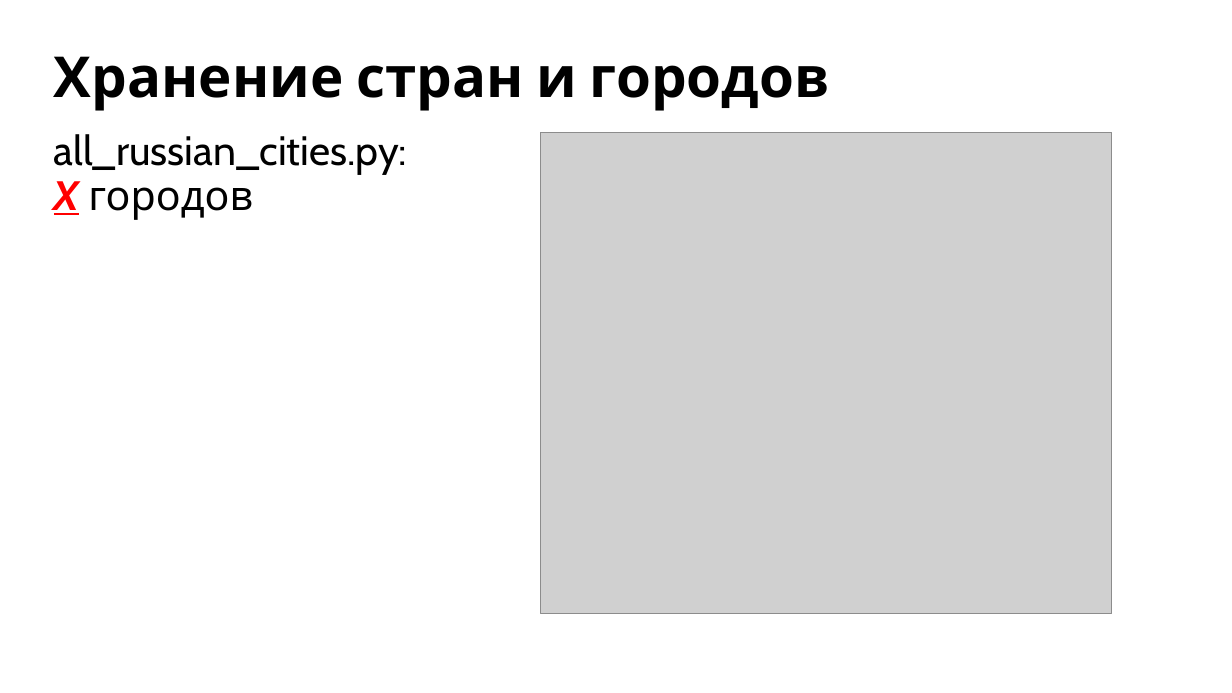
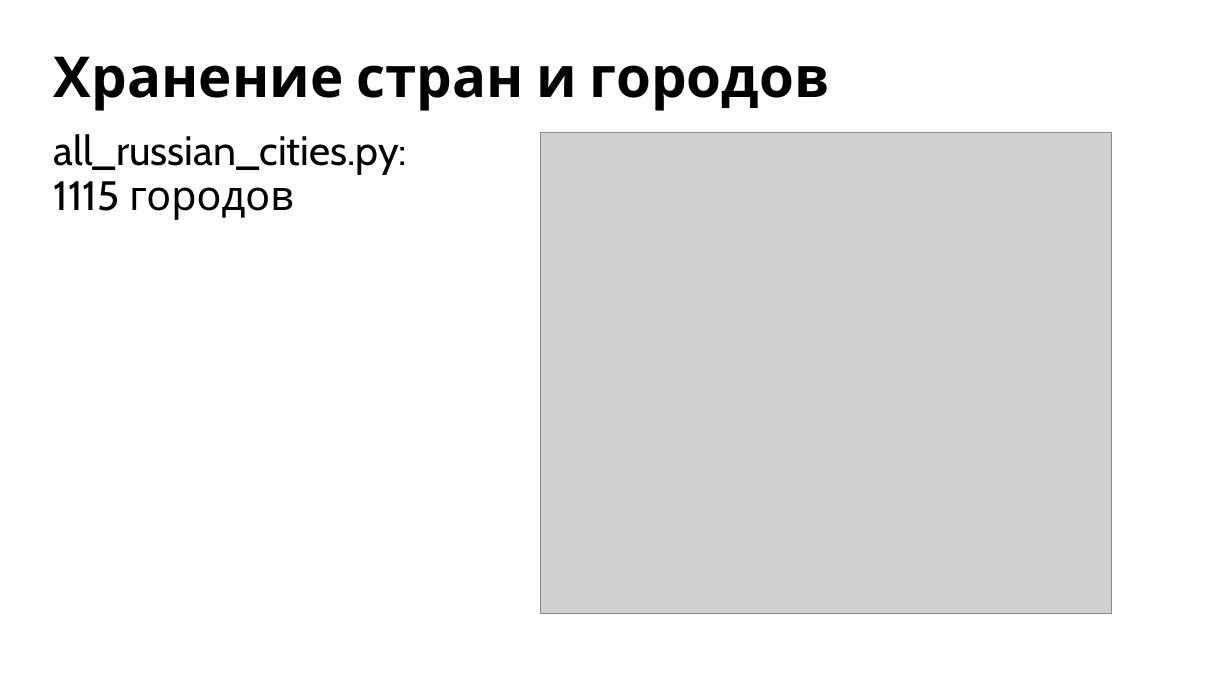
Before and after one commit to yugansonchik/GeoQuest, a slide deck: slide 8 of Презентация GeoQuest.pptx. Drawn at 1232x693 pixels with LibreOffice and Linux fonts; fonts in the diff are those of the drawing; grey boxes stand for pictures. Boxes give left, top, right and bottom in pixels: in the first picture for what was removed or moved away, otherwise in the second. Text is boxed around its words. In the diff, an @@ line names an element or a change of style, - is before the commit and + after.

```diff
--- a/Презентация GeoQuest.pptx
+++ b/Презентация GeoQuest.pptx
@@ text at box(54, 181, 294, 220): text changed @@
-X городов
+1115 городов
```
Also in this commit, not shown: 1 other slide changed.
